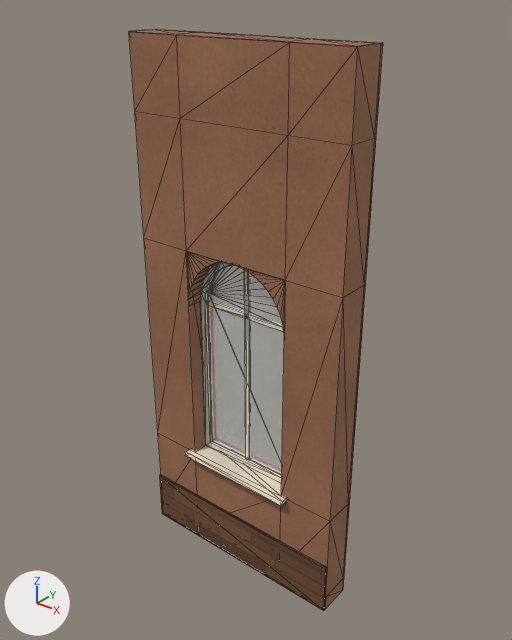
Two versions of the glTF model kits/patio-missoes/pieces/m_wall_window.glb, one commit apart.
Before and after are seen from a 50 mm lens placed at (3.34, -3.9, 4.86), pointed at (0.04, 0.23, 2.3). The axes (+X, +Y, +Z) are drawn at lower left. The lights are the same throughout. The first picture is the older version. Mesh edges are drawn as thin lines. Vertices at exactly the same position are counted once.

Script lines for the objects in view, before the commit:
```python
ob_m_wall_window_glass = bpy.data.objects.new('m_wall_window_glass', me_m_wall_window_glass)
ob_m_wall_window_glass.location = (0.0, 0.0, 0.0)
ob_m_wall_window_plaster = bpy.data.objects.new('m_wall_window_plaster', me_m_wall_window_plaster)
ob_m_wall_window_plaster.location = (0.0, 0.0, 0.0)
ob_m_wall_window_plinth = bpy.data.objects.new('m_wall_window_plinth', me_m_wall_window_plinth)
ob_m_wall_window_plinth.location = (0.0, 0.0, 0.0)
ob_m_wall_window_render = bpy.data.objects.new('m_wall_window_render', me_m_wall_window_render)
ob_m_wall_window_render.location = (0.0, 0.0, 0.0)
ob_m_wall_window_tile_clay = bpy.data.objects.new('m_wall_window_tile_clay', me_m_wall_window_tile_clay)
ob_m_wall_window_tile_clay.location = (0.0, 0.0, 0.0)
ob_m_wall_window_wood = bpy.data.objects.new('m_wall_window_wood', me_m_wall_window_wood)
ob_m_wall_window_wood.location = (0.0, 0.0, 0.0)
```
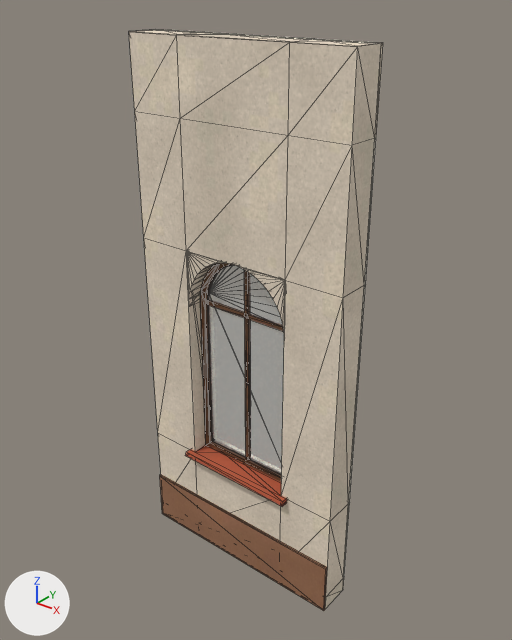
Where the newer file only moved an object's origin or applied its transform, the numbers keep the older frame.

What differs and where, as boxes [x1, y1, x2, y2] in the pictures (512 x 640 px):
'm_wall_window_render', surface changed, reshaped (brown to grey): [129, 29, 383, 609] in both
'm_wall_window_plinth', surface changed (lighter): [160, 475, 327, 611] in both
'm_wall_window_wood', surface changed, reshaped (grey to brown): [200, 263, 284, 482] in both
'm_wall_window_tile_clay', surface changed (darker): [185, 444, 287, 506] in both
'm_wall_window_plaster', reshaped (mostly hidden): before [343, 138, 376, 578]; after [152, 29, 377, 578]
part 1 of me_m_wall_window_plaster, added (mostly hidden): after [152, 29, 377, 44]
part 2 of me_m_wall_window_render, reshaped: before [133, 29, 377, 451]; after [133, 30, 374, 451]
part 3 of me_m_wall_window_wood, reshaped (mostly hidden): [201, 272, 281, 482] in both

What changed in the scene script:
```text
Change mat_render:
    where n2 = _N.new('ShaderNodeTexImage'); n2.name = 'Image Texture'
    n2.image: img_image_0 -> img_image_12
    where n5 = _N.new('ShaderNodeTexImage'); n5.name = 'Image Texture.001'
    n5.image: img_image_3 -> img_image_15
    where n7 = _N.new('ShaderNodeTexImage'); n7.name = 'Image Texture.002'
    n7.image: img_image_1 -> img_image_13
Change mat_wood:
    where n2 = _N.new('ShaderNodeTexImage'); n2.name = 'Image Texture'
    n2.image: img_image_8 -> img_image_16
    where n5 = _N.new('ShaderNodeTexImage'); n5.name = 'Image Texture.001'
    n5.image: img_image_11 -> img_image_19
    where n7 = _N.new('ShaderNodeTexImage'); n7.name = 'Image Texture.002'
    n7.image: img_image_9 -> img_image_17
Change mat_tile_clay:
    where n2 = _N.new('ShaderNodeTexImage'); n2.name = 'Image Texture'
    n2.image: img_image_12 -> img_image_4
    where n5 = _N.new('ShaderNodeTexImage'); n5.name = 'Image Texture.001'
    n5.image: img_image_15 -> img_image_7
    where n7 = _N.new('ShaderNodeTexImage'); n7.name = 'Image Texture.002'
    n7.image: img_image_13 -> img_image_5
Change mat_plinth:
    where n2 = _N.new('ShaderNodeTexImage'); n2.name = 'Image Texture'
    n2.image: img_image_16 -> img_image_0
    where n5 = _N.new('ShaderNodeTexImage'); n5.name = 'Image Texture.001'
    n5.image: img_image_19 -> img_image_3
    where n7 = _N.new('ShaderNodeTexImage'); n7.name = 'Image Texture.002'
    n7.image: img_image_17 -> img_image_1
Change me_m_wall_window_render:
    used by ob_m_wall_window_render; location = (0.0, 0.0, 0.0)
    remove me_m_wall_window_render.from_pydata(...)  # 118 vertices, 218 faces; spans x -1.0..1.0, y 0.0..0.3, z -0.15..4.49
    add me_m_wall_window_render.from_pydata(...)  # 146 vertices, 234 faces; spans x -1.0..1.0, y 0.0..0.3, z -0.15..4.49
    me_m_wall_window_render part 2
    2 vertices are removed from x -0.5..0.5, y 0.28, z 0.85
    28 faces are deleted
    14 vertices are added at x -0.88..0.62, y 0.21, z 0.85..4.49
    16 new vertices lie (0.0, 0.21, 0.0) away from vertices in x -1.0..1.0, y 0.0, z 0.85..4.49
    44 new faces join them
Change me_m_wall_window_plaster:
    used by ob_m_wall_window_plaster; location = (0.0, 0.0, 0.0)
    remove me_m_wall_window_plaster.from_pydata(...)  # 76 vertices, 134 faces; spans x -1.0..1.0, y 0.28..0.3, z 0.0..3.9
    add me_m_wall_window_plaster.from_pydata(...)  # 110 vertices, 178 faces; spans x -1.0..1.0, y 0.21..0.3, z 0.0..4.49
    me_m_wall_window_plaster part 1
    22 vertices are added at x -1.0..1.0, y 0.21..0.28, z 0.85..4.49
    12 new vertices lie (0.0, -0.07, 0.0) away from vertices in x -0.5..0.5, y 0.28, z 0.85..2.85
    44 new faces join them
Change me_m_wall_window_wood:
    used by ob_m_wall_window_wood; location = (0.0, 0.0, 0.0)
    remove me_m_wall_window_wood.from_pydata(...)  # 88 vertices, 168 faces; spans x -0.5..0.5, y 0.14..0.2, z 0.85..2.85
    add me_m_wall_window_wood.from_pydata(...)  # 132 vertices, 256 faces; spans x -0.5..0.5, y 0.14..0.2, z 0.85..2.85
    me_m_wall_window_wood part 3
    37 faces are deleted
    44 vertices are added at x -0.44..0.44, y 0.14..0.2, z 0.91..2.79
    125 new faces join them
```
